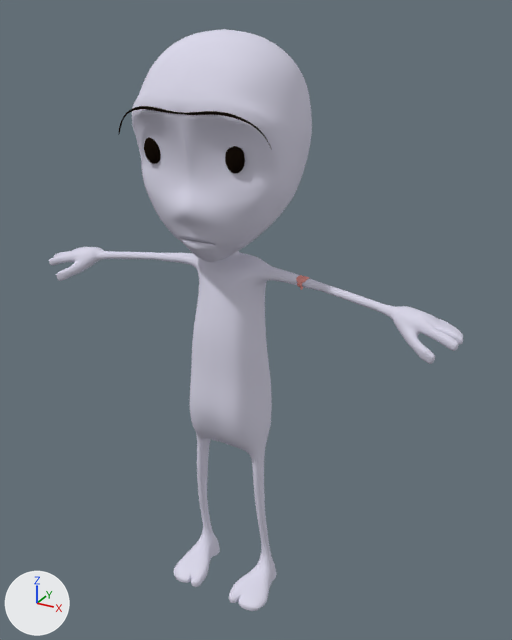
The Blender file development/CHARS/Personagem_Guilherme.blend, before and after one commit.
Before and after are seen from a 50 mm lens placed at (0.753, -1.24, 1.645), pointed at (0.058, 0.024, 1.014). Every picture has the same lights, and +X, +Y and +Z are marked at lower left.

Script lines for the objects in view, before the commit:
```python
me_adao_head = bpy.data.meshes.new('adao_head')
me_adao_head.from_pydata(...)  # 1241 vertices, 1179 faces; spans x -0.017..0.513, y -0.156..0.184, z 0.291..1.612
me_adao_head.materials.append(mat_pants)  # white #dad8e9
me_cube = bpy.data.meshes.new('Cube')
me_cube.from_pydata(...)  # 36 vertices, 34 faces; spans x -0.173..0.173, y 0.001..0.04, z -0.057..0.015
me_cube.polygons.foreach_set('use_smooth', [True] * 34)
me_cube.materials.append(mat_eye_pupil)  # black #18110b
me_sphere_001 = bpy.data.meshes.new('Sphere.001')
me_sphere_001.from_pydata(...)  # a UV sphere (8 segments, 8 rings, poles along z) spanning x -0.03..0.03, y -0.03..0.03, z -0.03..0.03
me_sphere_001.polygons.foreach_set('use_smooth', [True] * 64)
me_sphere_001.materials.append(mat_eye_pupil)  # black #18110b
ob_adao_head = bpy.data.objects.new('adao_head', me_adao_head)
ob_adao_head.location = (0.0, 0.0, 0.0)
_m = ob_adao_head.modifiers.new('Subsurf', 'SUBSURF')
_m = ob_adao_head.modifiers.new('Mirror', 'MIRROR')
_m.use_clip = True
ob_cube = bpy.data.objects.new('Cube', me_cube)
ob_cube.location = (0.002, -0.159, 1.472)
_m = ob_cube.modifiers.new('Subsurf', 'SUBSURF')
_m.levels = 2
ob_sphere_001 = bpy.data.objects.new('Sphere.001', me_sphere_001)
ob_sphere_001.location = (-0.093, -0.115, 1.395)
ob_sphere_001.scale = (0.717, 0.307, 0.906)
```
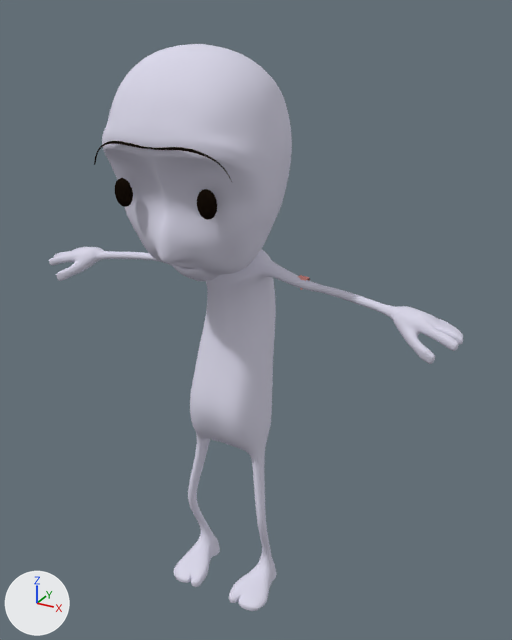
What differs and where, as boxes [x1, y1, x2, y2] in the pictures (512 x 640 px; the box of a moved part takes in the faces that stretch with it):
```json
{"object": "adao_head", "change": "reshaped", "before": [49, 29, 463, 611], "after": [49, 44, 463, 611]}
{"object": "Cube", "change": "moved, rescaled", "before": [119, 106, 272, 149], "after": [94, 141, 232, 182], "on screen": "10% narrower"}
{"object": "Sphere.001", "change": "moved", "before": [144, 137, 161, 164], "after": [115, 178, 133, 207]}
{"part": 1, "of": "me_adao_head", "change": "moved or reshaped", "before": [132, 29, 356, 565], "after": [102, 44, 356, 565]}
```

Edits to the scene script, one JSON object a line:
```json
{"block": "me_adao_head", "where": "# used by ob_adao_head; location = (0.0, 0.0, 0.0)"}
{"op": "remove", "block": "me_adao_head", "code": "me_adao_head.from_pydata(...)  # 1241 vertices, 1179 faces; spans x -0.017..0.513, y -0.156..0.184, z 0.291..1.612"}
{"op": "add", "block": "me_adao_head", "code": "me_adao_head.from_pydata(...)  # 1241 vertices, 1179 faces; spans x -0.017..0.513, y -0.25..0.141, z 0.291..1.596"}
{"block": "me_adao_head", "change": "me_adao_head part 1: 640 of 1241 vertices moved; they spanned x -0.017..0.257, y -0.156..0.184, z 0.342..1.612 and now span x -0.017..0.257, y -0.25..0.141, z 0.342..1.596; mean shift (0.001, -0.038, -0.019); largest move (0.0, -0.037, 1.611) -> (0.0, -0.161, 1.578)"}
{"op": "set", "path": "ob_sphere_001.location", "old": "(-0.093, -0.115, 1.395)", "new": "(-0.093, -0.213, 1.332)"}
{"op": "set", "path": "ob_cube.location", "old": "(0.002, -0.159, 1.472)", "new": "(0.002, -0.256, 1.425)"}
{"op": "set", "path": "ob_cube.scale", "old": "(1.0, 1.0, 1.0)", "new": "(0.874, 0.874, 0.874)"}
```
